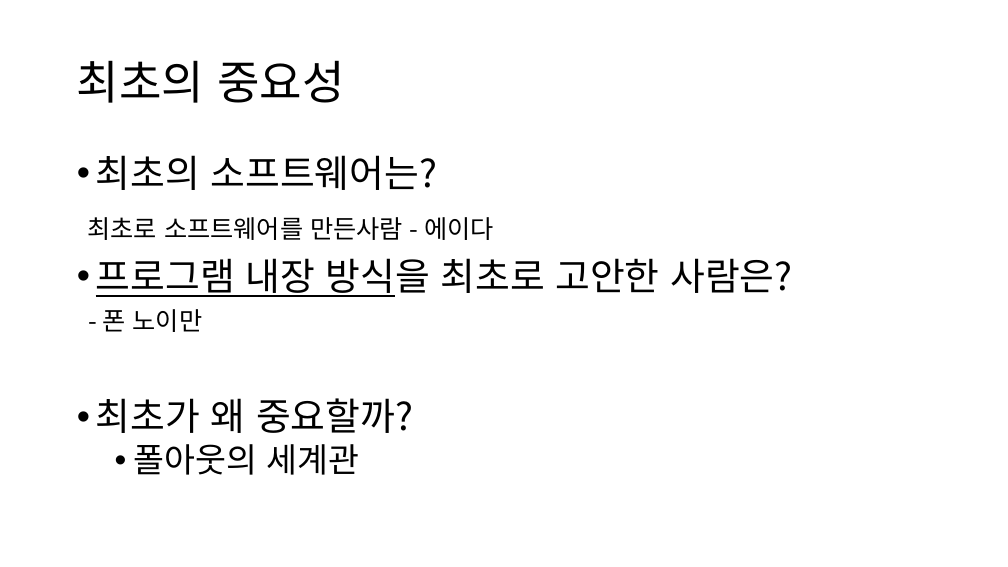
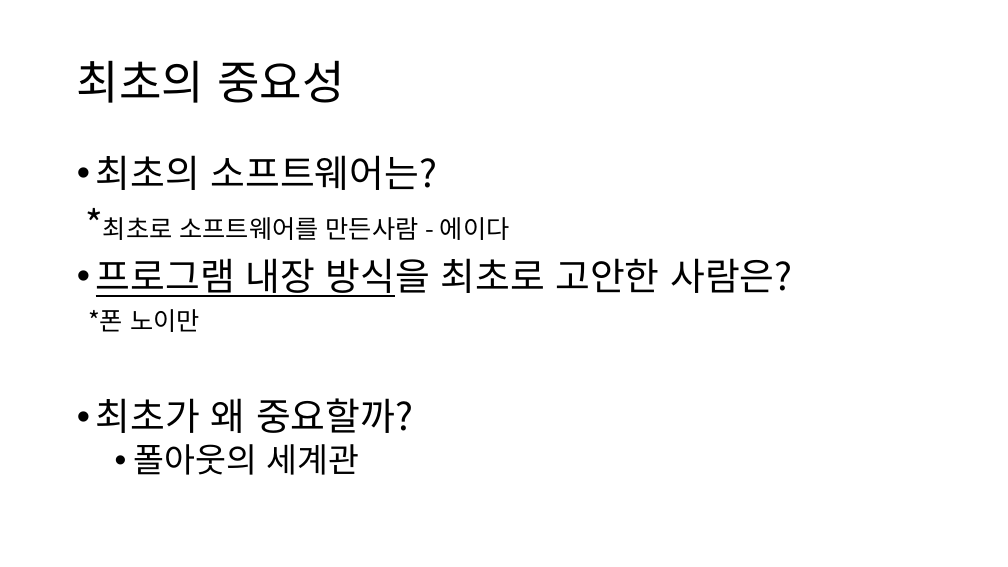
Before and after one commit to xoghk9zla/GameSoftwareEngineering, a slide deck: slide 3 of 게임 소프트웨어 공학 Lecture 1.pptx. Drawn at 1008x567 pixels with LibreOffice and Linux fonts; fonts in the diff are those of the drawing. Boxes give left, top, right and bottom in pixels: in the first picture for what was removed or moved away, otherwise in the second. Text is boxed around its words. In the diff, an @@ line names an element or a change of style, - is before the commit and + after.

```diff
--- a/게임 소프트웨어 공학 Lecture 1.pptx
+++ b/게임 소프트웨어 공학 Lecture 1.pptx
@@ text at (103,217,510,240): text changed @@
-최초로 소프트웨어를 만든사람 - 에이다
+*최초로 소프트웨어를 만든사람 - 에이다
@@ text at (88,309,200,332): text changed @@
-- 폰 노이만
+*폰 노이만
```
Also in this commit, not shown: 1 other slide changed, 19 other files.
